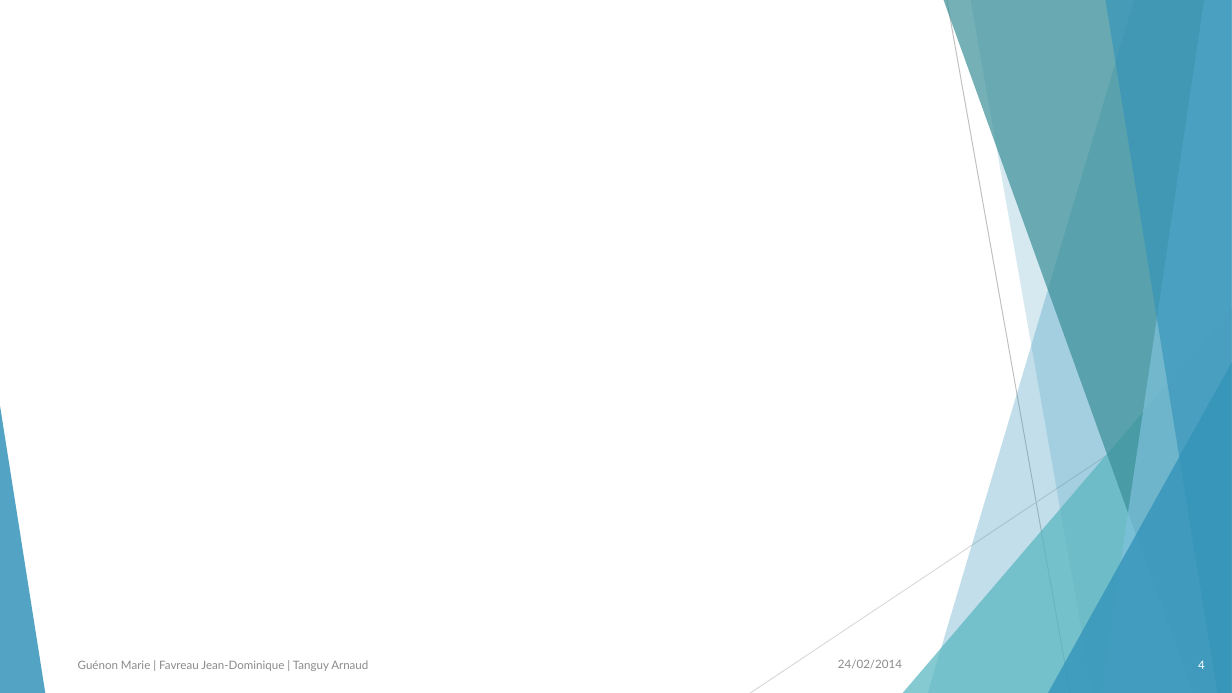
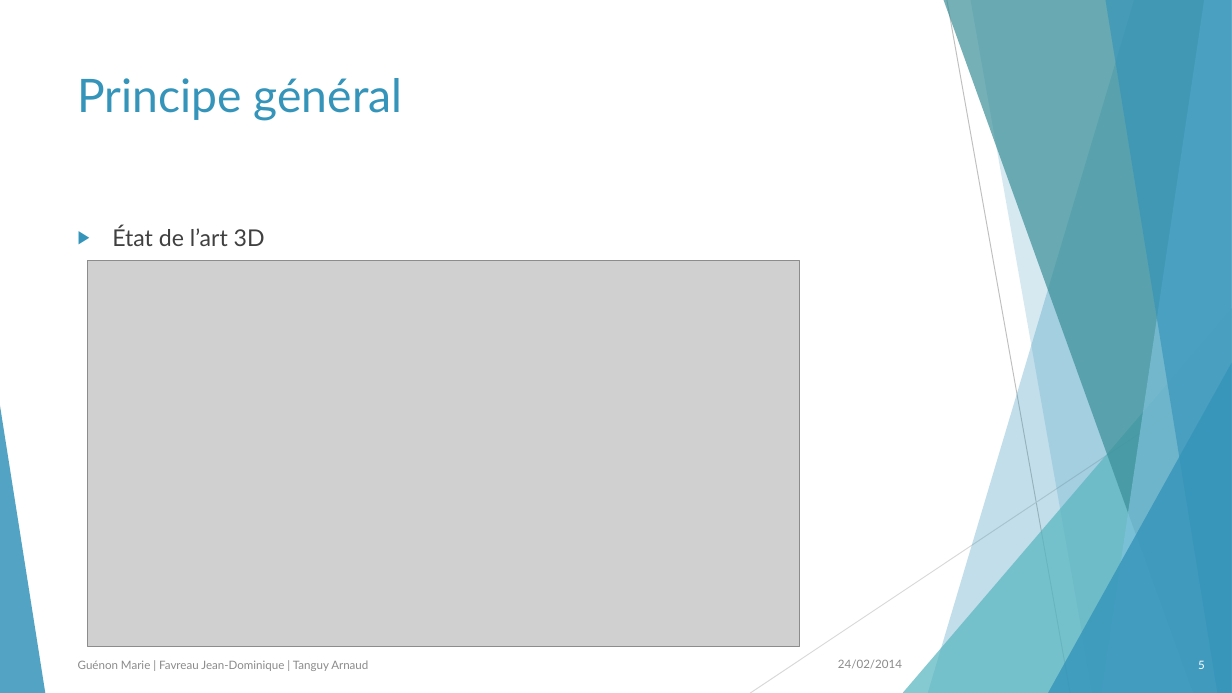
Before and after one commit to allaeia/indexation_image, a slide deck: slide 5 of article.pptx (slide 4 before the commit). Drawn at 1232x693 pixels with LibreOffice and Linux fonts; fonts in the diff are those of the drawing; grey boxes stand for pictures. Boxes give left, top, right and bottom in pixels: in the first picture for what was removed or moved away, otherwise in the second. Text is boxed around its words. In the diff, an @@ line names an element or a change of style, - is before the commit and + after.

```diff
--- a/article.pptx
+++ b/article.pptx
@@ title added at (x1=78, y1=78, x2=403, y2=121), 36 pt, text #3494BA @@
+Principe général
@@ text added at (x1=112, y1=225, x2=265, y2=246), 18 pt, text #404040 @@
+▶ État de l’art 3D
@@ picture added at (x1=88, y1=261, x2=799, y2=647) @@
@@ page number at (x1=1198, y1=660, x2=1205, y2=669): text changed @@
-4
+5
```
Also in this commit, not shown: 1 other slide changed, 11 slides added.
